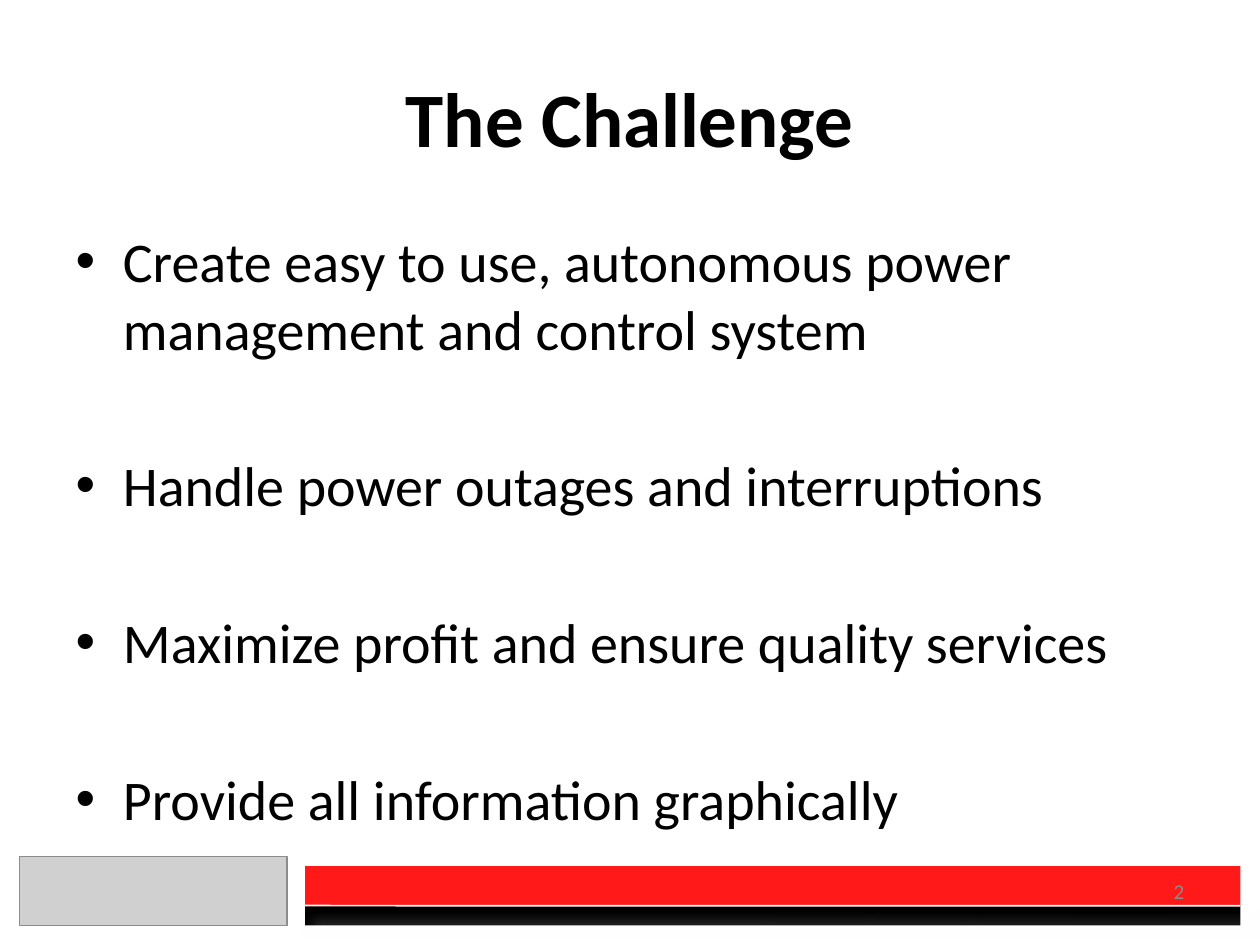
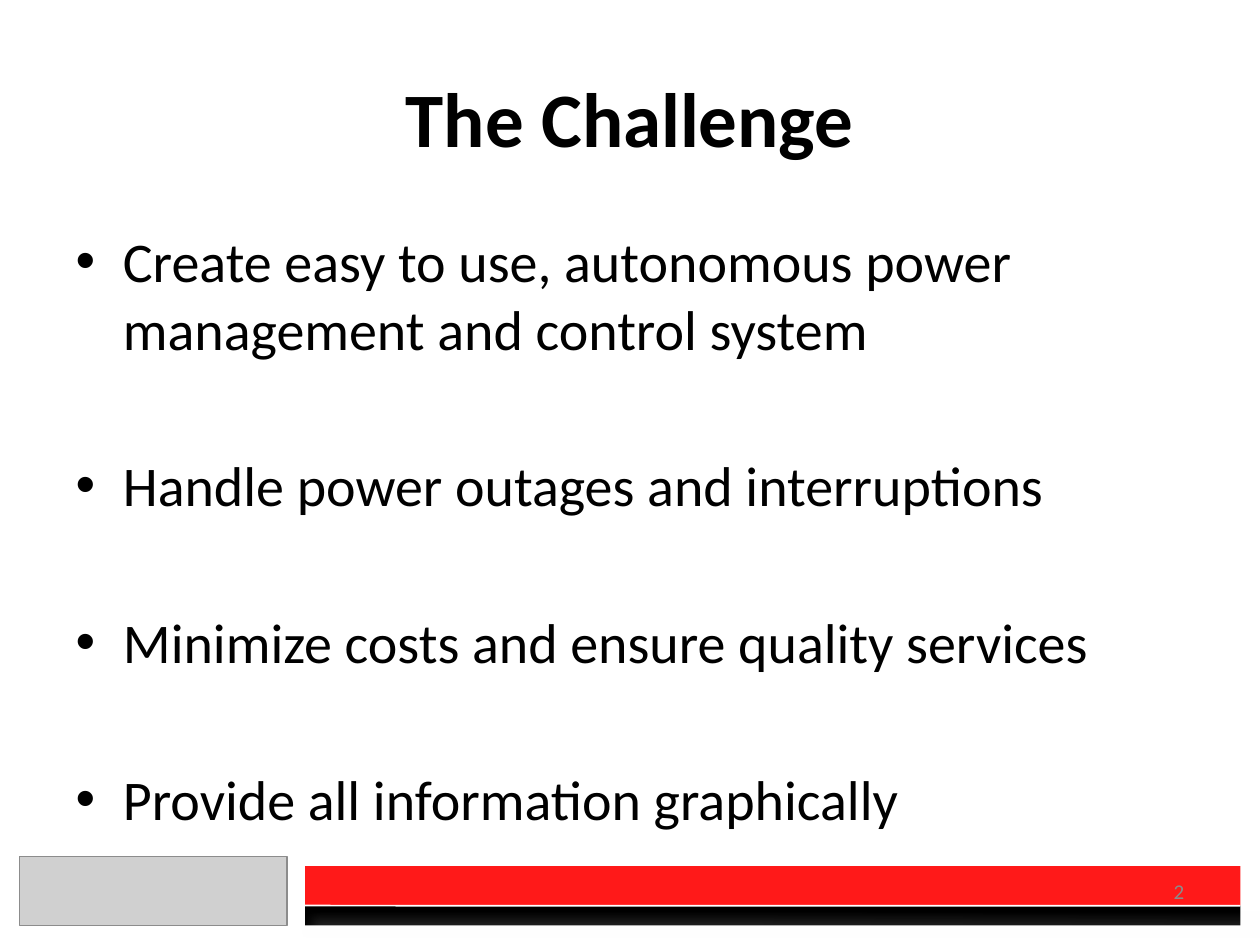
Before and after one commit to DanielSauve/OEC2017, a slide deck: slide 2 of Presentation.pptx. Drawn at 1260x945 pixels with LibreOffice and Linux fonts; fonts in the diff are those of the drawing; grey boxes stand for pictures. Boxes give left, top, right and bottom in pixels: in the first picture for what was removed or moved away, otherwise in the second. Text is boxed around its words. In the diff, an @@ line names an element or a change of style, - is before the commit and + after.

```diff
--- a/Presentation.pptx
+++ b/Presentation.pptx
@@ text at <box>123,624,1087,672</box>: text changed @@
-• Maximize profit and ensure quality services
+• Minimize costs and ensure quality services
```
Also in this commit, not shown: 4 other slides changed, 4 other files.
